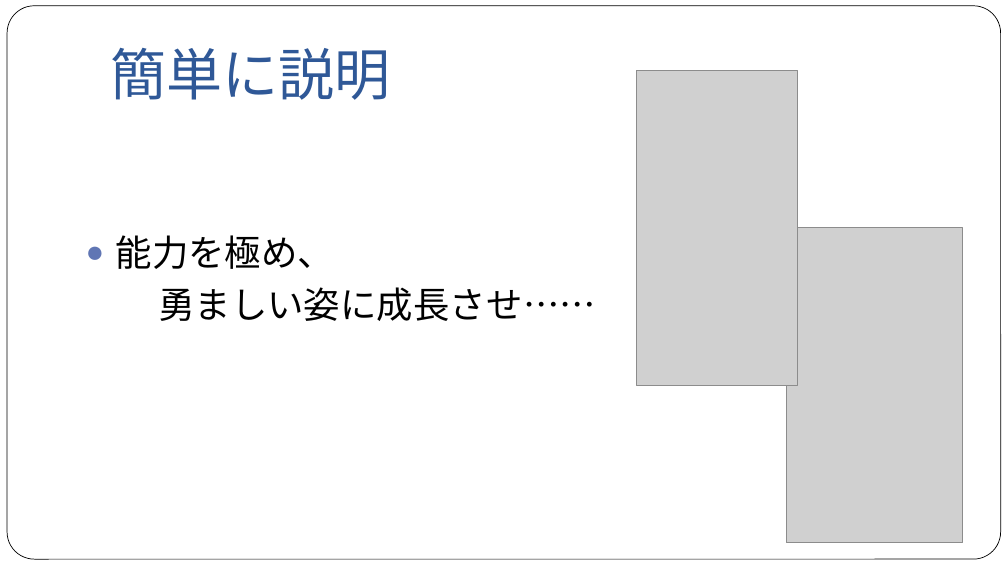
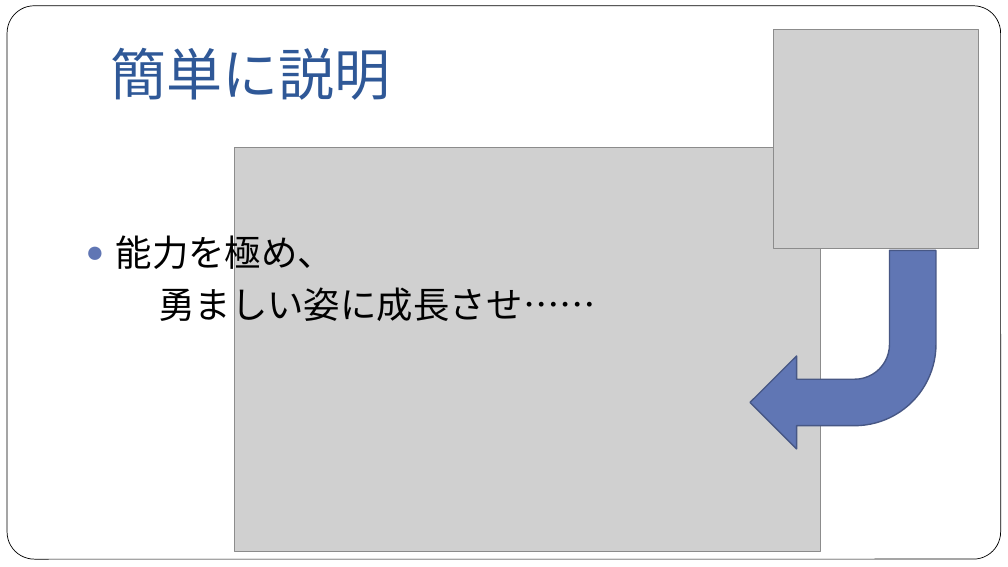
Before and after one commit to NyamLand/VSRPG, a slide deck: slide 11 of 仕様/プレゼンテーション/第一回発表.pptx. Drawn at 1008x567 pixels with LibreOffice and Linux fonts; fonts in the diff are those of the drawing; grey boxes stand for pictures. Boxes give left, top, right and bottom in pixels: in the first picture for what was removed or moved away, otherwise in the second. Text is boxed around its words. In the diff, an @@ line names an element or a change of style, - is before the commit and + after.

```diff
--- a/仕様/プレゼンテーション/第一回発表.pptx
+++ b/仕様/プレゼンテーション/第一回発表.pptx
@@ picture added at <box>774,29,979,249</box> @@
@@ picture removed at <box>636,71,797,385</box> @@
@@ picture added at <box>234,147,821,551</box> @@
@@ picture removed at <box>786,228,963,542</box> @@
@@ bent arrow added at <box>750,250,935,449</box>, fill #6076B4, outline #475785 1 pt @@
```
Also in this commit, not shown: 4 other slides changed, 1 slide added.
